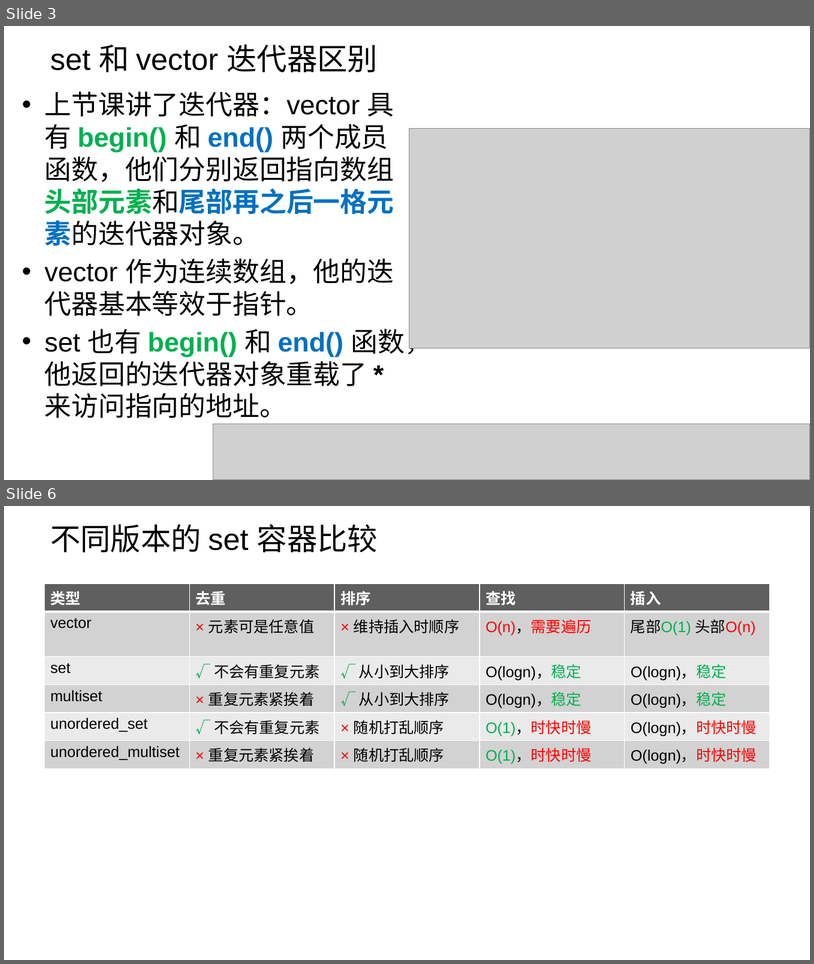
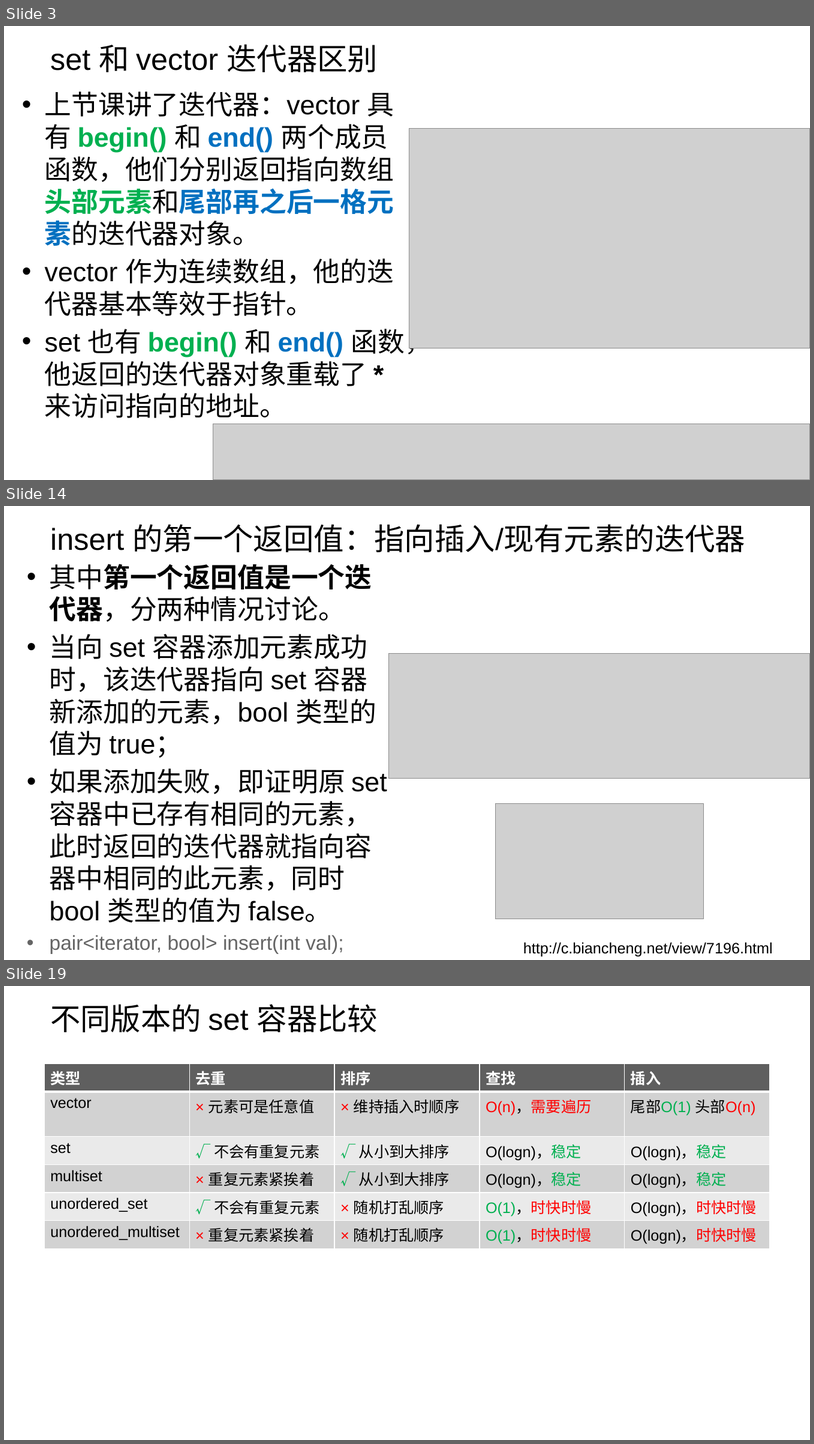
Before and after one commit to parallel101/course, a slide deck: 14/slides.pptx. Shown one above the other, each under a label of ours: slides 3 and 6 before the commit, slides 3, 14 and 19 after it; the slides between them are not shown. The pictures are 814x964 and 814x1444 pixels, drawn with LibreOffice and Linux fonts; fonts in the diff are those of the drawing; grey boxes stand for pictures; background and template pictures are left out. Boxes give left, top, right and bottom in pixels: in the first picture for what was removed or moved away, otherwise in the second. Text is boxed around its words. In the diff, an @@ line names an element or a change of style, - is before the commit and + after.

```diff
--- a/14/slides.pptx
+++ b/14/slides.pptx
@@ slide 14 added at (4, 506, 810, 960), background picture (left out) @@
@@ title added at (50, 524, 746, 552), 36 pt, text #000000 @@
+insert 的第一个返回值：指向插入/现有元素的迭代器
@@ text added at (50, 564, 387, 954), 32 pt, text #000000 @@
+• 其中第一个返回值是一个迭代器，分两种情况讨论。
+• 当向 set 容器添加元素成功时，该迭代器指向 set 容器新添加的元素，bool 类型的值为 true；
+• 如果添加失败，即证明原 set 容器中已存有相同的元素，此时返回的迭代器就指向容器中相同的此元素，同时 bool 类型的值为 false。
+• pair<iterator, bool> insert(int val);
@@ picture added at (389, 654, 810, 778) @@
@@ picture added at (496, 804, 705, 919) @@
@@ text added at (524, 942, 773, 957), 18 pt, text #000000 @@
+http://c.biancheng.net/view/7196.html
@@ what was slide 6 is now slide 19 @@
```
Also in this commit, not shown: 2 slides changed, 12 other slides added, 17 other files.
